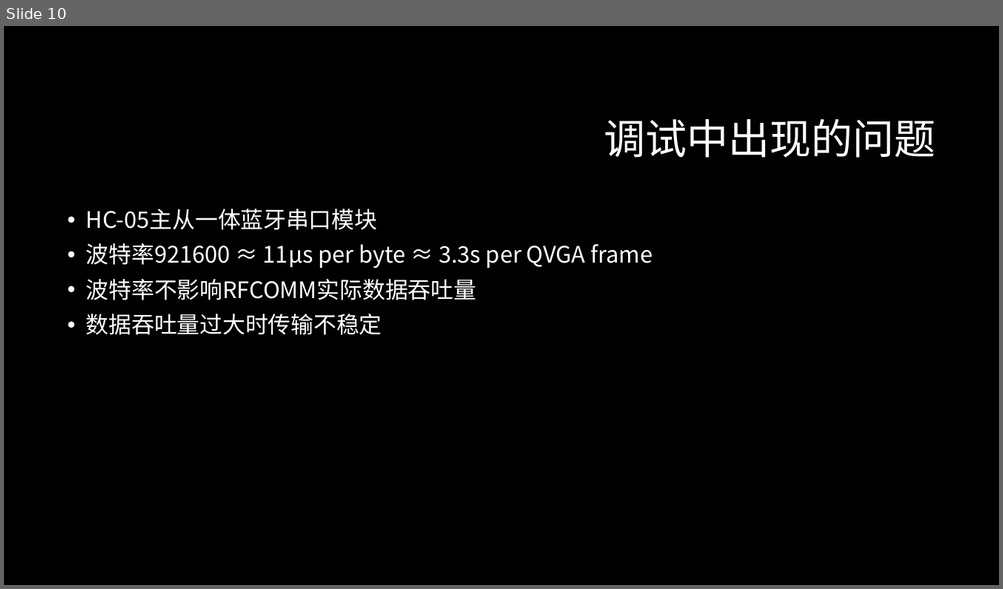
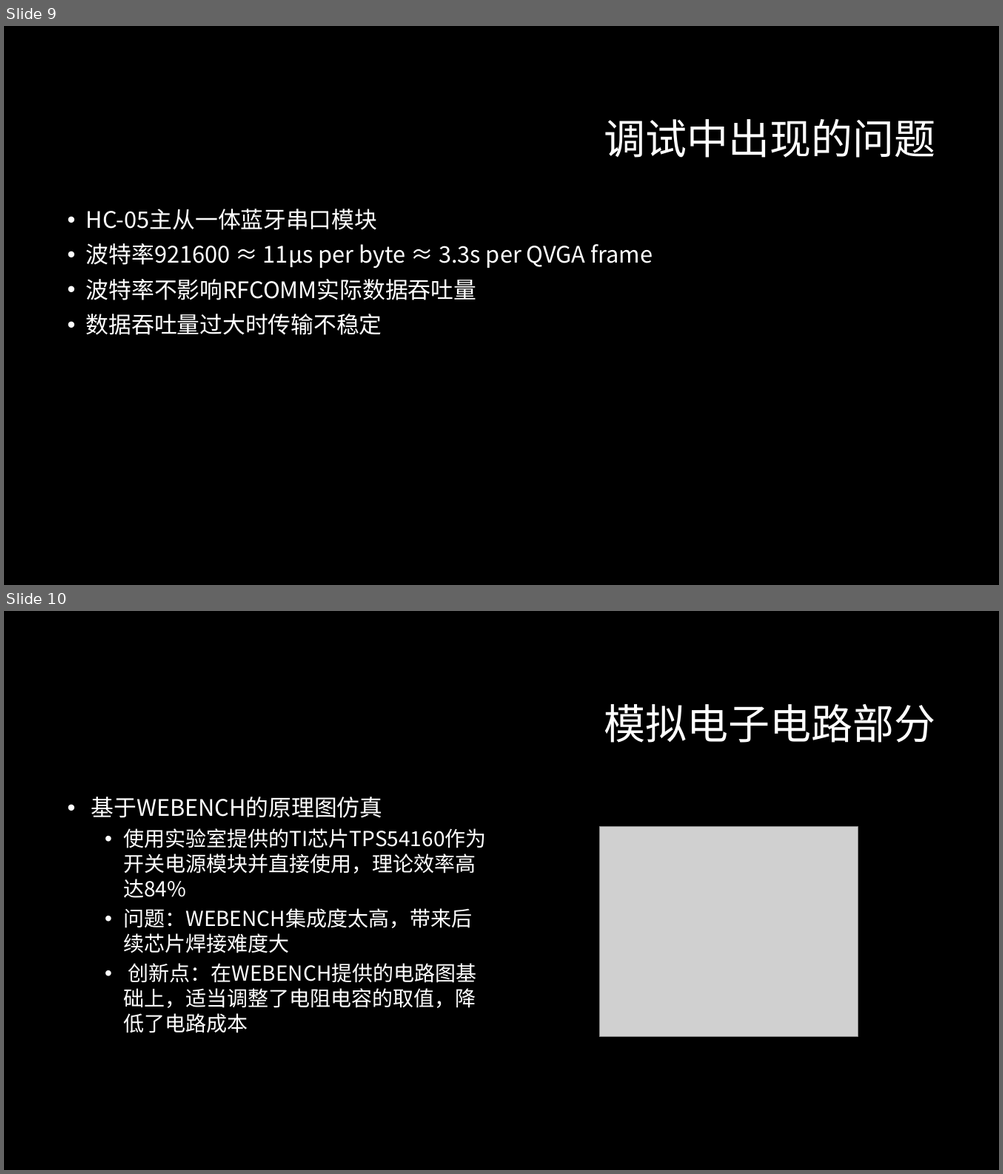
Before and after one commit to ZeroWeight/Project-of-Electronic-Circuits, a slide deck: report/final/final.pptx. Shown one above the other, each under a label of ours: slide 10 before the commit, slides 9 and 10 after it. The pictures are 1003x589 and 1003x1174 pixels, drawn with LibreOffice and Linux fonts; fonts in the diff are those of the drawing; grey boxes stand for pictures; background and template pictures are left out. Boxes give left, top, right and bottom in pixels: in the first picture for what was removed or moved away, otherwise in the second. Text is boxed around its words. In the diff, an @@ line names an element or a change of style, - is before the commit and + after.

```diff
--- a/report/final/final.pptx
+++ b/report/final/final.pptx
@@ slide 10 added at box(4, 611, 999, 1170), background #000000 @@
@@ title added at box(604, 704, 936, 743), 40 pt, text #FFFFFF @@
+模拟电子电路部分
@@ text added at box(91, 797, 486, 1034), 20 pt, text #FFFFFF @@
+• 基于WEBENCH的原理图仿真
+  • 使用实验室提供的TI芯片TPS54160作为开关电源模块并直接使用，理论效率高达84%
+  • 问题：WEBENCH集成度太高，带来后续芯片焊接难度大
+  • 创新点：在WEBENCH提供的电路图基础上，适当调整了电阻电容的取值，降低了电路成本
@@ picture added at box(600, 826, 857, 1037) @@
@@ what was slide 10 is now slide 9 @@
```
Also in this commit, not shown: 8 other slides added, 1 slide removed, 2 other files.
